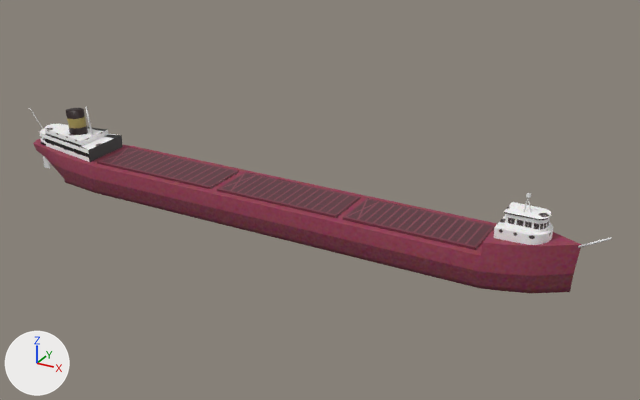
The Blender file laker.blend, before and after one commit.
The view is the same before and after, from a camera (50 mm lens) standing at (132.4, -217.1, 118.1) and looking at (10.1, 5.3, 6.9). The lights are fixed; the arrows at lower left show +X, +Y and +Z.

The scene before the commit, as lines of its bpy script (objects in view):
```python
ob_crew_quarters = bpy.data.objects.new('Crew quarters', me_cube_013)
ob_crew_quarters.location = (-90.3, 0.0, 11.0)
ob_crew_quarters.rotation_euler = (0.0, 0.0, 3.142)  # degrees (0, 0, 180)
ob_crew_quarters.scale = (17.4, 1.0, 2.0)
ob_hatch__1 = bpy.data.objects.new('Hatch #1', me_cube_006)
ob_hatch__1.location = (45.1, 0.0, 9.7)
ob_hatch__1.rotation_euler = (0.0, 0.0, 3.142)  # degrees (0, 0, 180)
ob_hatch__1.scale = (58.9, 11.5, 1.0)
ob_hull = bpy.data.objects.new('Hull', me_cube)
ob_hull.location = (-2.4, 0.2, 4.1)
ob_hull.rotation_euler = (0.0, 0.0, 3.142)  # degrees (0, 0, 180)
ob_hull.scale = (60.2, 11.5, 1.0)
ob_radar_tower = bpy.data.objects.new('Radar tower', me_cube_012)
ob_radar_tower.location = (76.5, -0.3, 23.3)
ob_radar_tower.rotation_euler = (0.0, 0.252, 3.142)  # degrees (0, 14, 180)
ob_radar_tower.scale = (0.462, 0.462, 0.462)
ob_wheelhouse = bpy.data.objects.new('Wheelhouse', me_cube_010)
ob_wheelhouse.location = (76.1, 0.0, 16.3)
ob_wheelhouse.rotation_euler = (0.0, 0.0, 3.142)  # degrees (0, 0, 180)
ob_wheelhouse.scale = (60.2, 11.5, 1.0)
# also in view: 'Hatch #2' at (1.6, 0.0, 9.3); 'Hatch #3' at (-45.3, 0.0, 9.3)
```
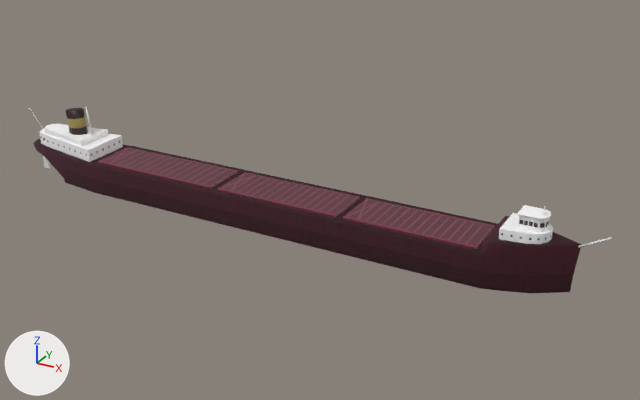
What the commit changed:
In material 'Hull' (mat_hull), ior is now set to 1.45.
In material 'Hull' (mat_hull), specular_ior_level is now set to 0.505.
In material 'Hull' (mat_hull), transmission_weight is now set to 10.0.
me_cube_010 is used by ob_wheelhouse; location (76.1, 0.0, 16.3); rotation (0.0, 0.0, 3.142), in degrees (0, 0, 180); scale (60.2, 11.5, 1.0).
me_cube_010 had 69 vertices, 53 faces and spanned x -0.13..0.11, y -0.5..0.5, z -3.69..3.55.
me_cube_010 now has 69 vertices, 53 faces and spans x -0.13..0.08, y -0.52..0.52, z -3.69..3.55.
me_cube_010 part 1: 64 of 69 vertices moved; they spanned x -0.12..0.11, y -0.5..0.5, z -3.69..3.55 and now span x -0.12..0.08, y -0.52..0.52, z -3.69..3.55; mean shift (-0.01, 0.0, 0.0); largest move (0.08, 0.33, 3.55) -> (0.02, 0.3, 3.55).
me_cube_013 has 44 vertices, 37 faces and spans x -1.1..0.6, y -8.5..8.5, z -1.0..2.1.
me_cube_013 is used by ob_crew_quarters; location (-90.3, 0.0, 11.0); rotation (0.0, 0.0, 3.142), in degrees (0, 0, 180); scale (17.4, 1.0, 2.0).
me_cube_013 part 2: texture (UV) coordinates of 33 of 37 faces, centred in x -1.1..0.6, y -6.3..6.2, z -0.6..2.1, changed; they spanned u 0.38..0.96, v 0.0..0.82 and now span u 0.0..1.0, v 0.51..0.81.
Object 'Radar tower' (ob_radar_tower) moves from (76.5, -0.3, 23.3) to (81.2, -0.3, 21.8).
Object 'Radar tower' (ob_radar_tower) is rescaled from (0.462, 0.462, 0.462) to (0.3, 0.3, 0.3).

Pixel boxes [x1, y1, x2, y2] of what changed, in the pictures (640 x 400 px):
'Hull', surface changed: [33, 139, 582, 293] in both
'Wheelhouse', reshaped (8% narrower, 9% shorter): before [494, 202, 553, 245]; after [499, 205, 553, 244]
'Radar tower', moved, rescaled (not visible afterwards): before [523, 193, 531, 212]
part 2 of me_cube_013, surface changed (grey to white): [39, 124, 123, 162] in both
